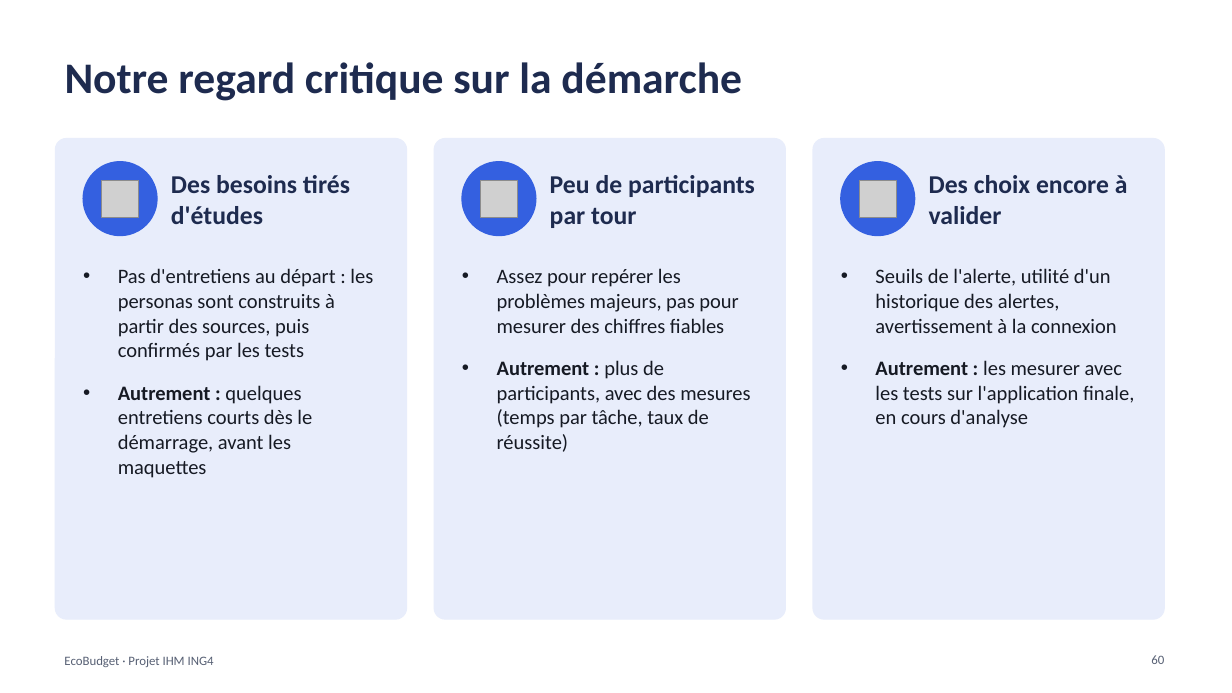
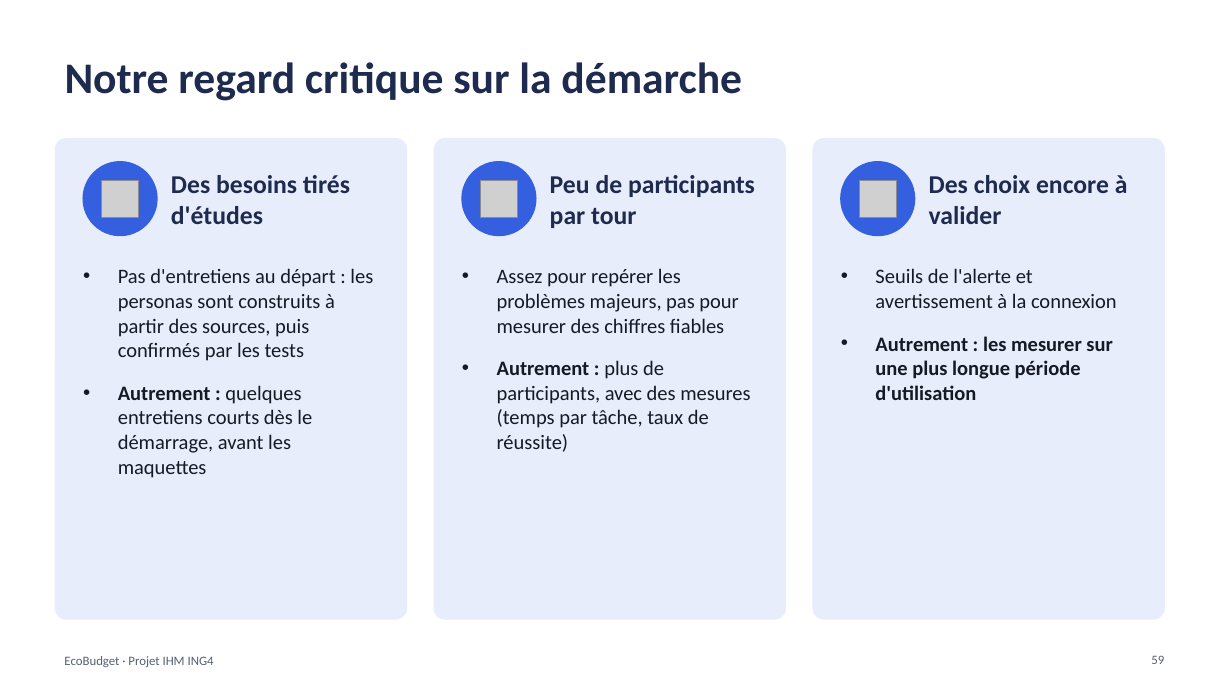
Before and after one commit to kaderouadahi/EcoBudget, a slide deck: slide 59 of livrables/EcoBudget.pptx (slide 60 before the commit). Drawn at 1232x693 pixels with LibreOffice and Linux fonts; fonts in the diff are those of the drawing; grey boxes stand for pictures. Boxes give left, top, right and bottom in pixels: in the first picture for what was removed or moved away, otherwise in the second. Text is boxed around its words. In the diff, an @@ line names an element or a change of style, - is before the commit and + after.

Commit message:
docs: diaporama, contradictions corrigées (conseil « Compris », deux boutons, historique demandé lors des tests, tests finaux terminés)

```diff
--- a/livrables/EcoBudget.pptx
+++ b/livrables/EcoBudget.pptx
@@ text at (875, 268, 1117, 400): text changed; bold on @@
-• Seuils de l'alerte, utilité d'un historique des alertes, avertissement à la connexion
-• Autrement : les mesurer avec les tests sur l'application finale, en cours d'analyse
+• Seuils de l'alerte et avertissement à la connexion
+• Autrement : les mesurer sur une plus longue période d'utilisation
@@ page number at (1151, 655, 1164, 664): text changed @@
-60
+59
```
Also in this commit, not shown: 17 other slides changed, 1 slide removed, 1 other file.
